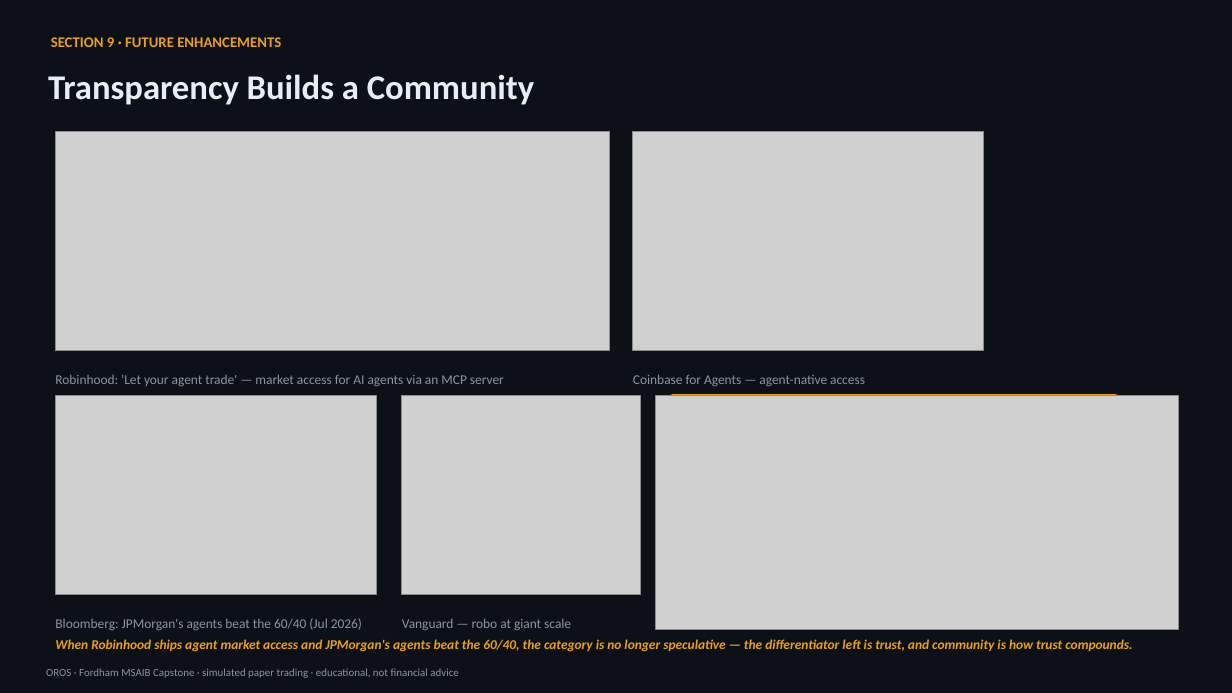
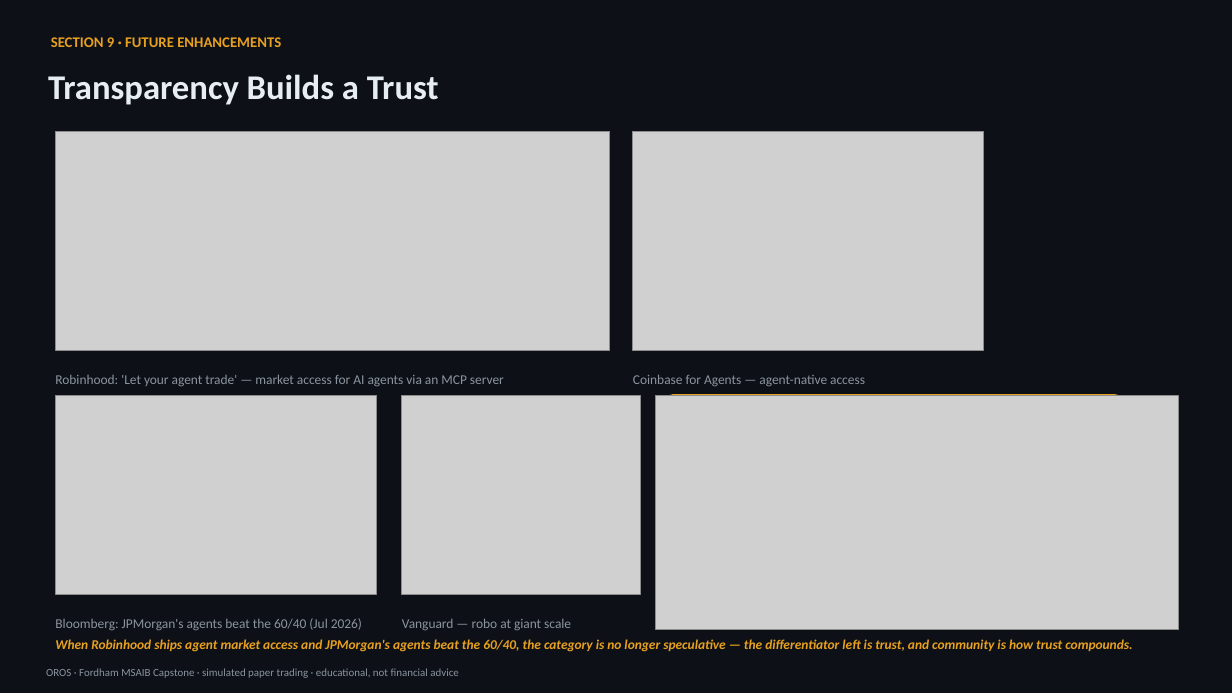
Before and after one commit to jpromer3006/ai-agent-stock-analyzer, a slide deck: slide 19 of docs/OROS_Capstone_Presentation_v3_FINAL.pptx. Drawn at 1232x693 pixels with LibreOffice and Linux fonts; fonts in the diff are those of the drawing; grey boxes stand for pictures. Boxes give left, top, right and bottom in pixels: in the first picture for what was removed or moved away, otherwise in the second. Text is boxed around its words. In the diff, an @@ line names an element or a change of style, - is before the commit and + after.

```diff
--- a/docs/OROS_Capstone_Presentation_v3_FINAL.pptx
+++ b/docs/OROS_Capstone_Presentation_v3_FINAL.pptx
@@ text at [48, 74, 439, 105]: text changed @@
-Transparency Builds a Community
+Transparency Builds a Trust
```
Also in this commit, not shown: 7 other slides changed, 48 other files.
